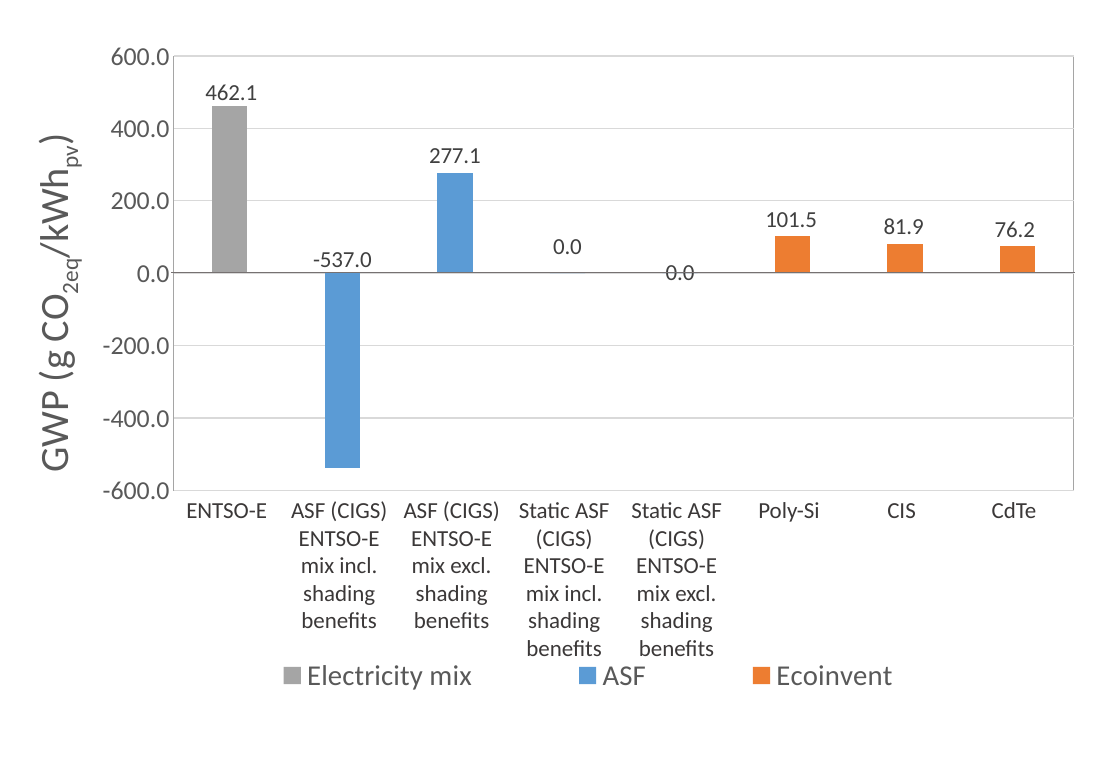
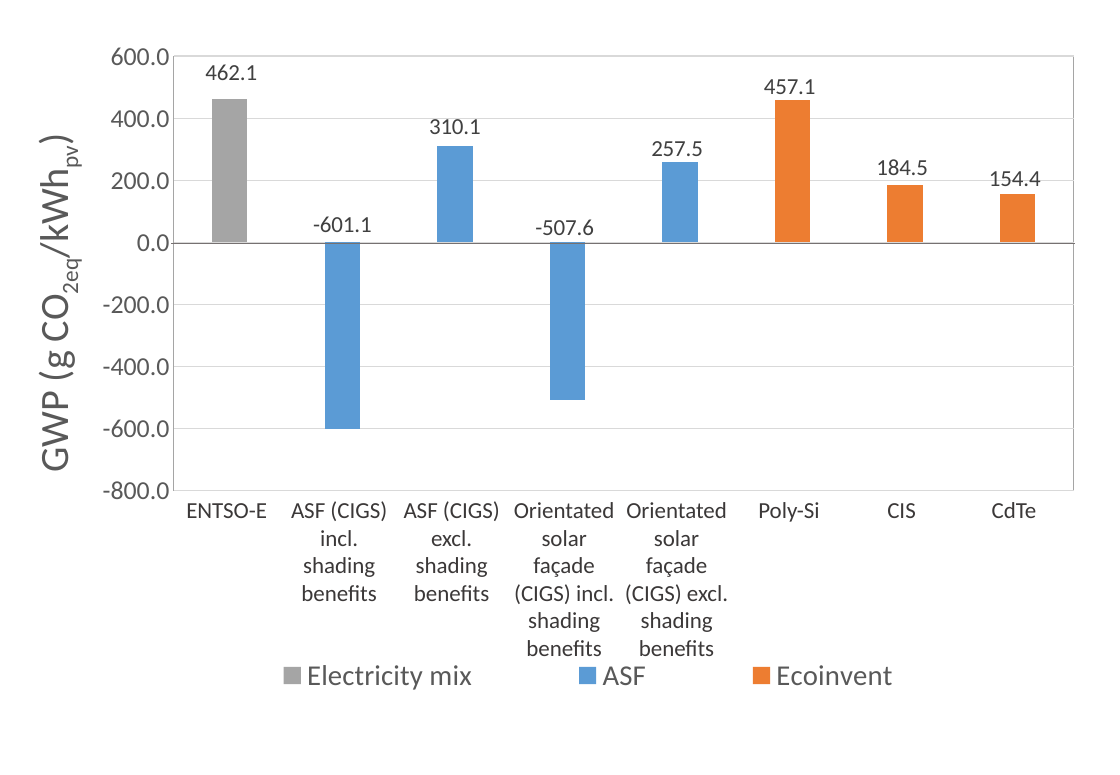
Before and after one commit to architecture-building-systems/LCA_Paper, a slide deck: slide 17 of elsarticle/Images/Thesis charts.pptx. Drawn at 1120x775 pixels with LibreOffice and Linux fonts; fonts in the diff are those of the drawing. Boxes give left, top, right and bottom in pixels: in the first picture for what was removed or moved away, otherwise in the second. Text is boxed around its words. In the diff, an @@ line names an element or a change of style, - is before the commit and + after.

```diff
--- a/elsarticle/Images/Thesis charts.pptx
+++ b/elsarticle/Images/Thesis charts.pptx
@@ column stacked chart at (25,38,1094,704) @@
-ASF: -, -537, 277.1, 0, 0, -, -, -
+ASF: -, -601.1, 310.1, -507.6, 257.5, -, -, -
@@ data labels of ASF changed @@
@@ Ecoinvent, 6: 101.5 to 457.1 @@
@@ Ecoinvent, 7: 81.9 to 184.5 @@
@@ Ecoinvent, 8: 76.2 to 154.4 @@
@@ line moved from (172, 272) - (1076, 272) to (172, 243) - (1076, 243) @@
@@ text at (291,501,387,601): text changed @@
-ASF (CIGS) ENTSO-E mix incl. shading benefits
+ASF (CIGS) incl. shading benefits
@@ text at (404,501,500,601): text changed @@
-ASF (CIGS) ENTSO-E mix excl. shading benefits
+ASF (CIGS) excl. shading benefits
@@ text at (514,502,615,656): text changed @@
-Static ASF (CIGS) ENTSO-E mix incl. shading benefits
+Orientated solar façade (CIGS) incl. shading benefits
@@ text at (625,502,728,656): text changed @@
-Static ASF (CIGS) ENTSO-E mix excl. shading benefits
+Orientated solar façade (CIGS) excl. shading benefits
```
Also in this commit, not shown: 2 other slides changed.
